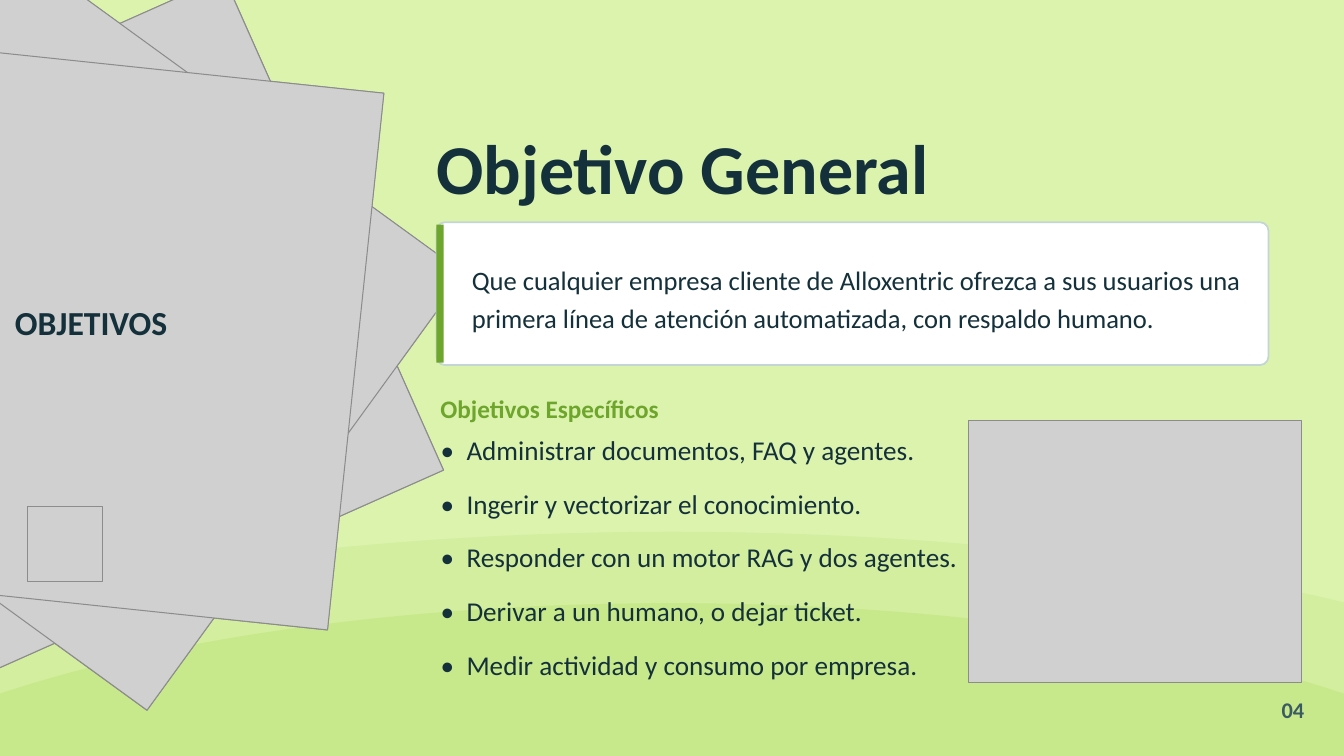
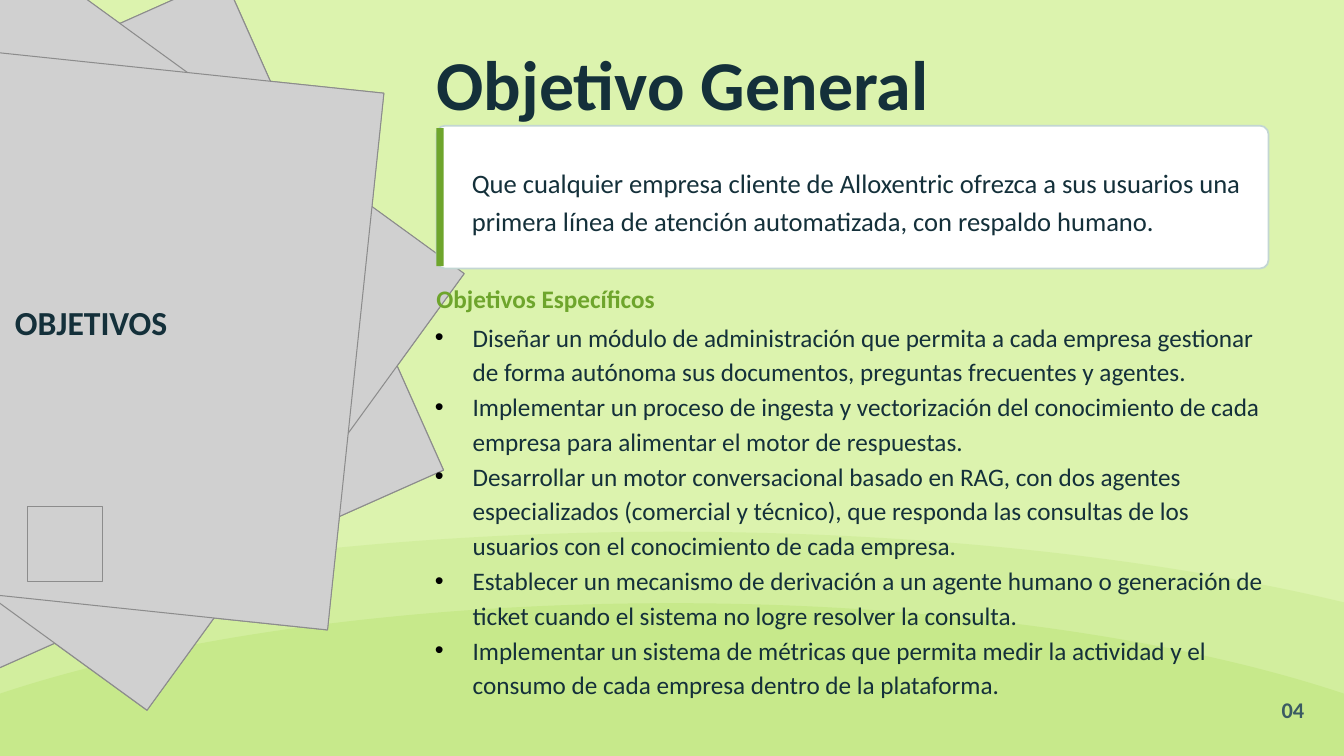
Before and after one commit to Exequiel-Alvarado/Capstone-Grupo-2-Chatbot-de-soporte-generico-Alloxentric, a slide deck: slide 4 of Fase 2/Evidencias Proyecto/Presentación Proyecto.pptx. Drawn at 1344x756 pixels with LibreOffice and Linux fonts; fonts in the diff are those of the drawing; grey boxes stand for pictures; background and template pictures are left out. Boxes give left, top, right and bottom in pixels: in the first picture for what was removed or moved away, otherwise in the second. Text is boxed around its words. In the diff, an @@ line names an element or a change of style, - is before the commit and + after.

Commit message:
Obj especificos

```diff
--- a/Fase 2/Evidencias Proyecto/Presentación Proyecto.pptx
+++ b/Fase 2/Evidencias Proyecto/Presentación Proyecto.pptx
@@ text "Objetivo General" rewrapped from (436,145,929,206) to (436,61,929,127) @@
@@ 1 text, 1 rounded rectangle, 1 rectangle: place and size @@
-1 text, 1 rounded rectangle, 1 rectangle at (436,222,1268,365)
+1 text, 1 rounded rectangle, 1 rectangle at (436,126,1268,269)
@@ text "Objetivos Específicos" rewrapped from (440,400,659,422) to (436,287,655,313) @@
@@ text at (473,329,1262,698): text changed; size 19.4 to 18 pt @@
-• Administrar documentos, FAQ y agentes.
-• Ingerir y vectorizar el conocimiento.
-• Responder con un motor RAG y dos agentes.
-• Derivar a un humano, o dejar ticket.
-• Medir actividad y consumo por empresa.
+• Diseñar un módulo de administración que permita a cada empresa gestionar de forma autónoma sus documentos, preguntas frecuentes y agentes.
+• Implementar un proceso de ingesta y vectorización del conocimiento de cada empresa para alimentar el motor de respuestas.
+• Desarrollar un motor conversacional basado en RAG, con dos agentes especializados (comercial y técnico), que responda las consultas de los usuarios con el conocimiento de cada empresa.
+• Establecer un mecanismo de derivación a un agente humano o generación de ticket cuando el sistema no logre resolver la consulta.
+• Implementar un sistema de métricas que permita medir la actividad y el consumo de cada empresa dentro de la plataforma.
@@ picture removed at (968,420,1302,682) @@
```
